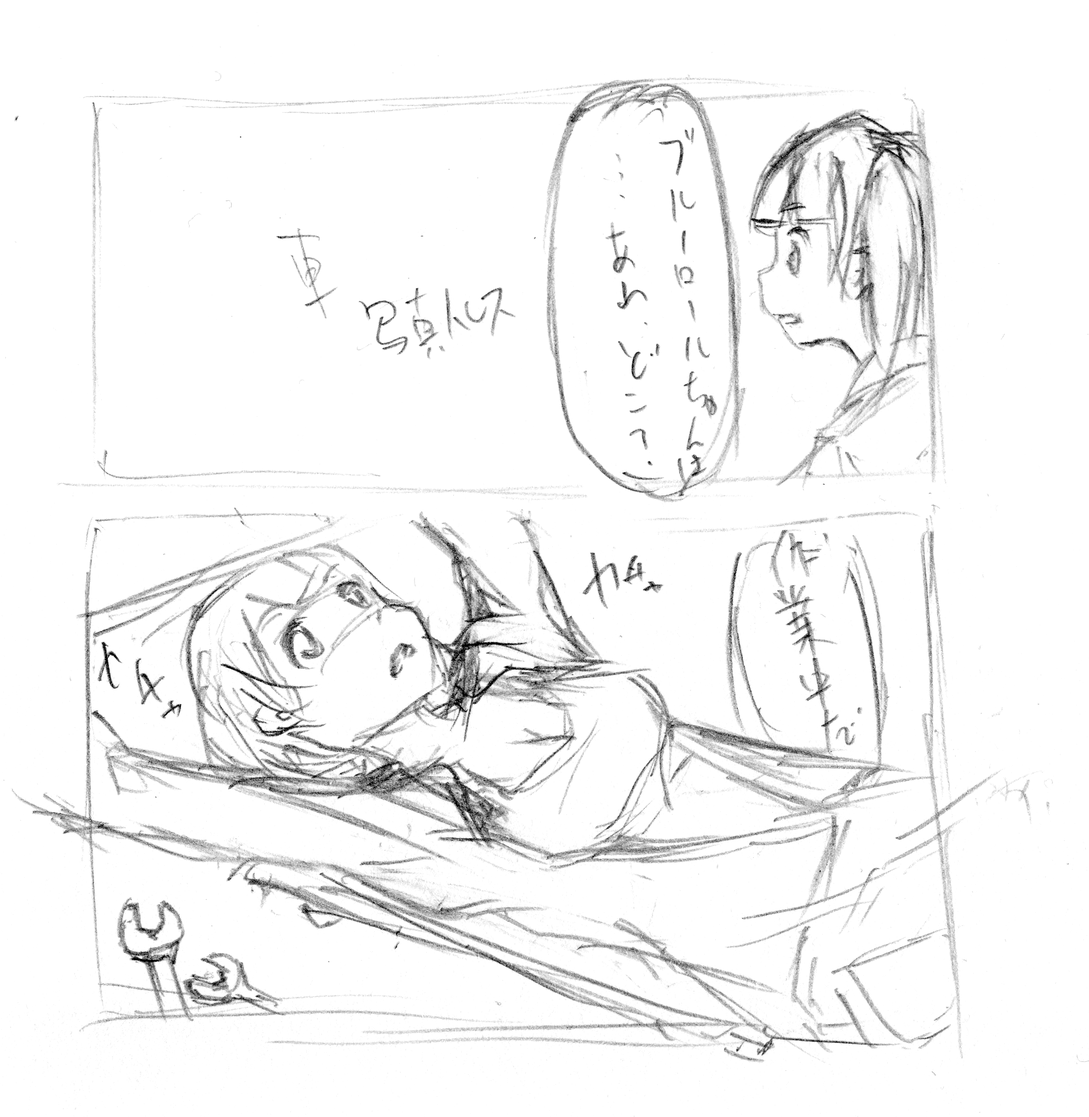
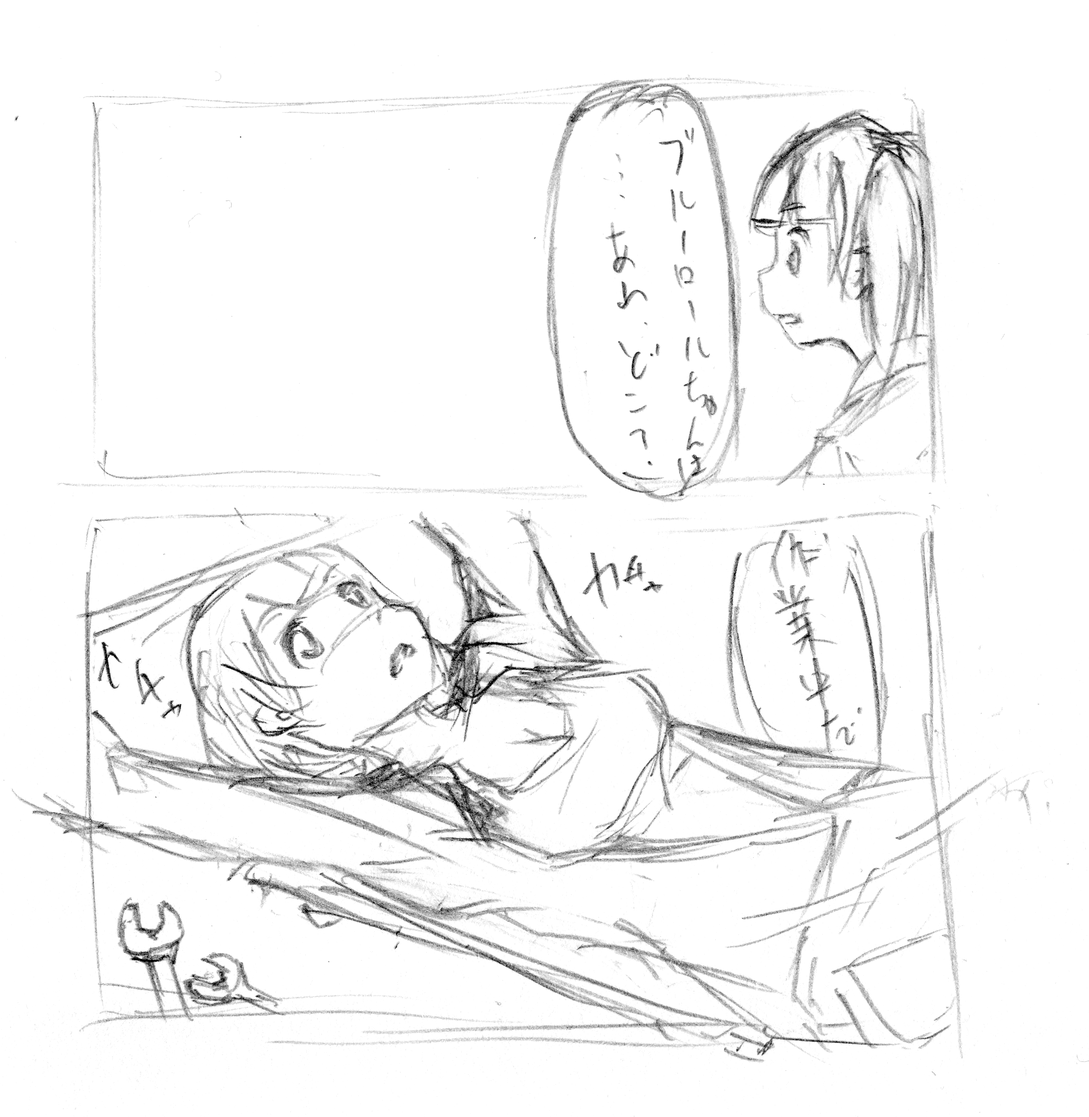
The second 1089px x 1117px image is a revision of the first. Changes to its layers:
added layer "背景" over [241, 188, 523, 383]
